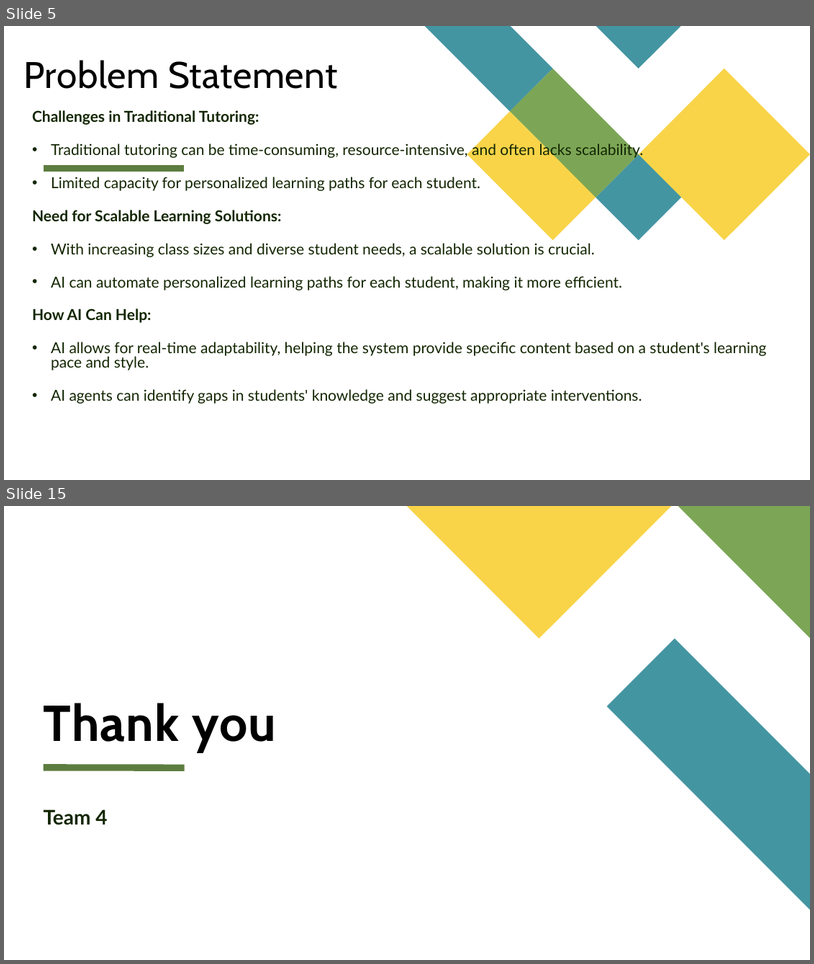
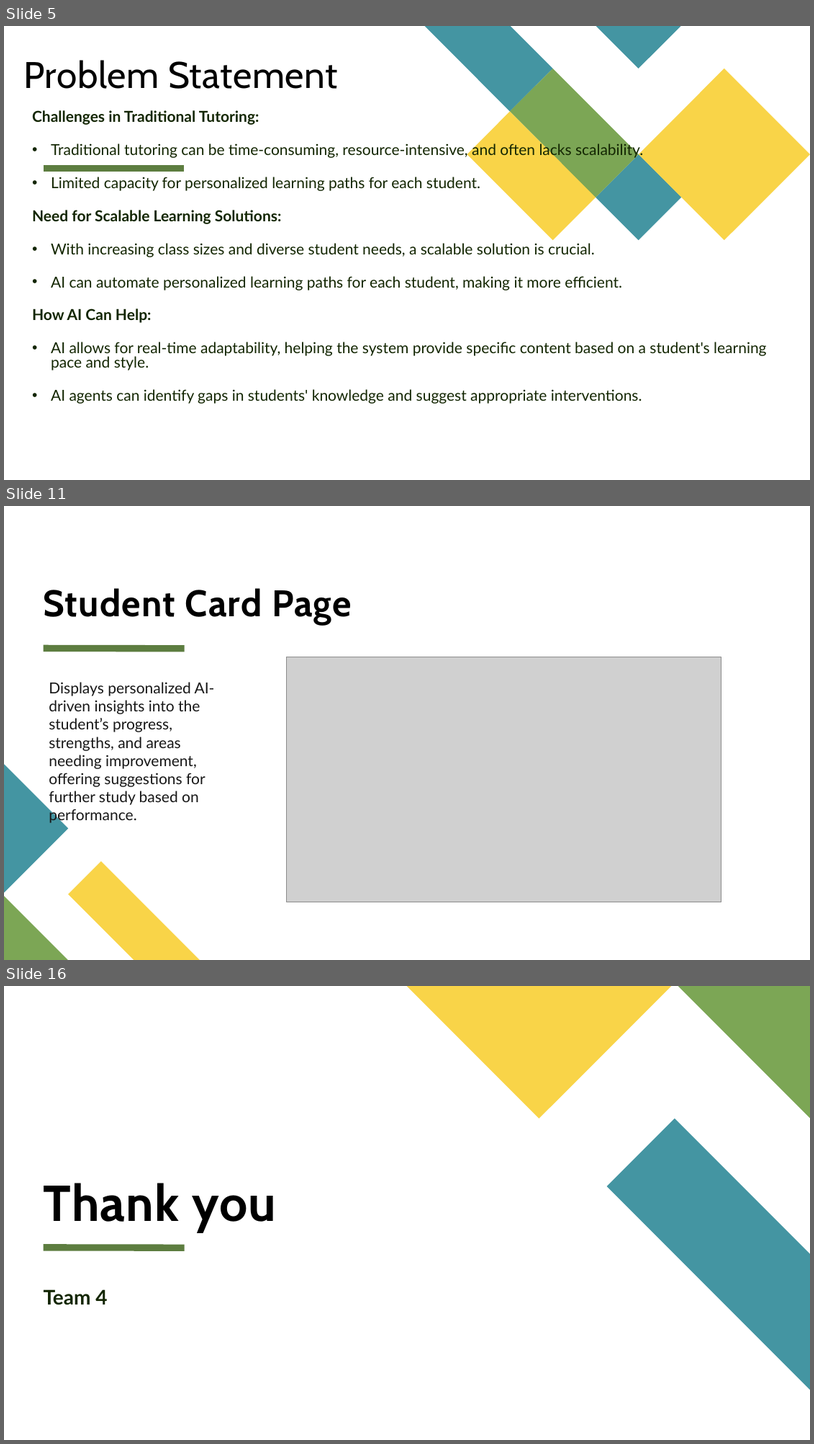
Before and after one commit to MeghaN28/AI-Tutor, a slide deck: Seattle Data AI Security Hackathon.pptx. Shown one above the other, each under a label of ours: slides 5 and 15 before the commit, slides 5, 11 and 16 after it; the slides between them are not shown. The pictures are 814x964 and 814x1444 pixels, drawn with LibreOffice and Linux fonts; fonts in the diff are those of the drawing; grey boxes stand for pictures. Boxes give left, top, right and bottom in pixels: in the first picture for what was removed or moved away, otherwise in the second. Text is boxed around its words. In the diff, an @@ line names an element or a change of style, - is before the commit and + after.

```diff
--- a/Seattle Data AI Security Hackathon.pptx
+++ b/Seattle Data AI Security Hackathon.pptx
@@ slide 11 added at [4, 506, 810, 960], background #FFFFFF; not listed: 1 template element that a slide beside it also shows @@
@@ title added at [44, 588, 352, 624], 44 pt, text #000000, bold @@
+Student Card Page
@@ picture added at [286, 657, 722, 902] @@
@@ text added at [49, 682, 215, 824], 18 pt, text #171717 @@
+Displays personalized AI-driven insights into the student’s progress, strengths, and areas needing improvement, offering suggestions for further study based on performance.
@@ freeform shape added at [4, 764, 68, 893], fill #4495A2 @@
@@ freeform shape added at [68, 861, 199, 960], fill #F9D448 @@
@@ freeform shape added at [4, 896, 68, 960], fill #7CA655 @@
@@ what was slide 15 is now slide 16 @@
```
Also in this commit, not shown: 8 slides changed, 1 other slide added, 1 slide removed.
